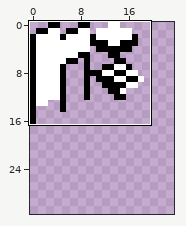
A pixel-art sprite gets an edit: app/server/assets/rooms/preview.png. The picture above shows the old version from afar; the outline marks the close-up.
Close-up. As it was:
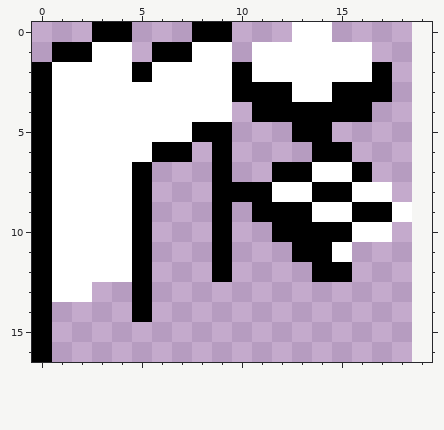
The file is 19x19 pixels. Shown: x 0..19, y 0..16. The old version is drawn lined up with the new one, on the new canvas. The wide view leaves out empty margins. The commit also changed other parts of the picture, which this record leaves out.
Now the later version:
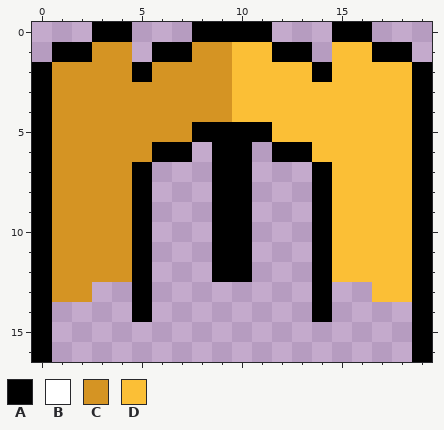
Palette (. is transparent): A #000000  B #ffffff  C #d59423  D #fbbf36
Difference:
canvas 19x19 -> 32x32
Changed rows in their new state; - is an unchanged pixel.
first column x 1:
 0 ---------AA-..AA---
 1 --CC---CCDDAA.DDAA-
 2 CCCC-CCCCDDDDADDDDA
 3 CCCCCCCCCDDDDDDDDDA
 4 CCCCCCCCCDDDDDDDDDA
 5 CCCCCCC--AADDDDDDDA
 6 CCCCC----A-AADDDDDA
 7 CCCC-----A-..ADDDDA
 8 CCCC------...-DDDDA
 9 CCCC-----A...ADDDDA
10 CCCC-----A-..-DDDDA
11 CCCC-----A--.-DDDDA
12 CCCC-----A----DDDDA
13 CC-----------A--DDA
14 -------------A----A
15 ------------------A
16 ------------------A
Where, in picture pixels (left, top, right, bottom), the same in both close-ups:
changed: (52, 22, 432, 362)
